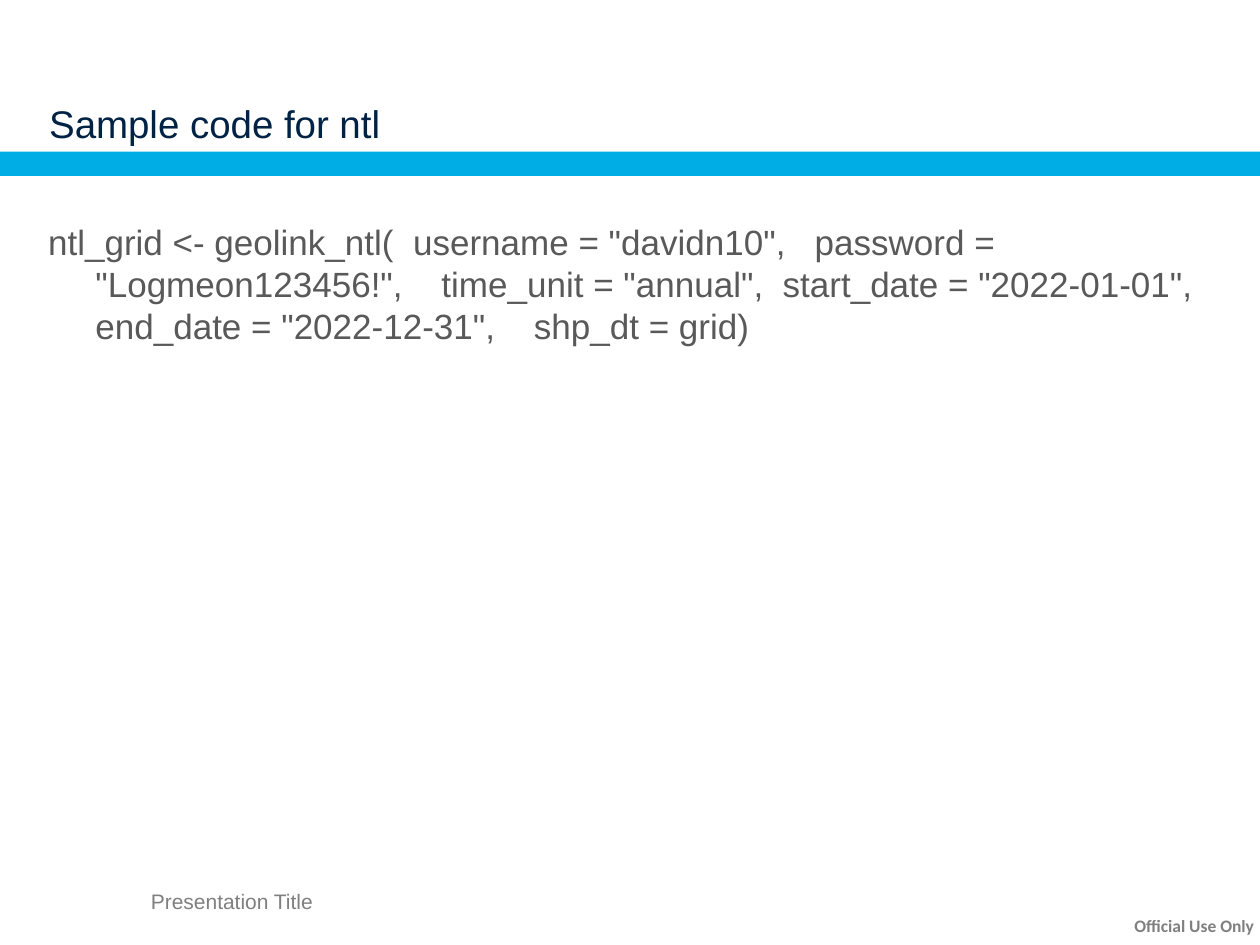
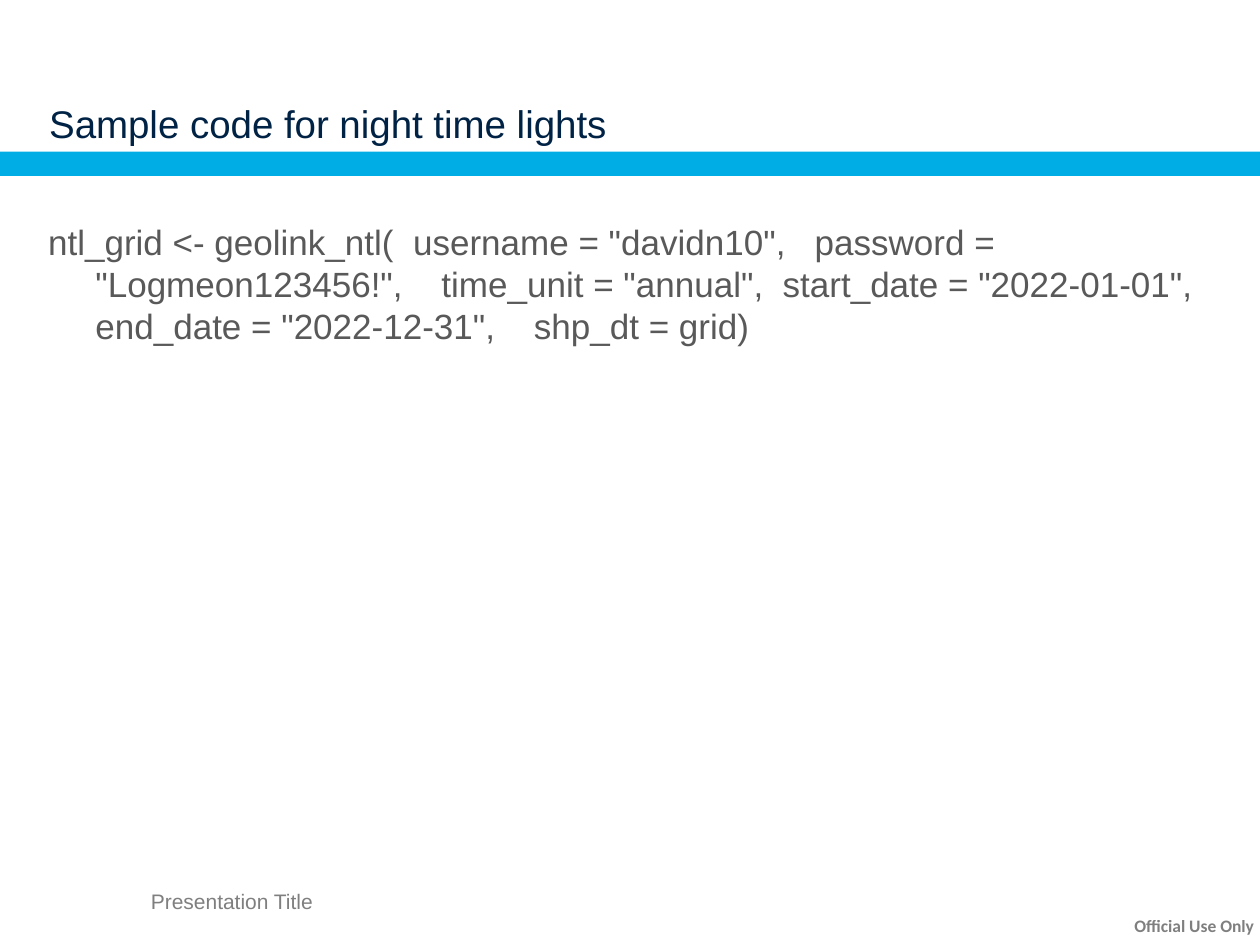
Before and after one commit to JoshMerfeld/nairobiworkshops, a slide deck: slide 12 of GeoLink presentation.pptx (slide 11 before the commit). Drawn at 1260x945 pixels with LibreOffice and Linux fonts; fonts in the diff are those of the drawing; background and template pictures are left out. Boxes give left, top, right and bottom in pixels: in the first picture for what was removed or moved away, otherwise in the second. Text is boxed around its words. In the diff, an @@ line names an element or a change of style, - is before the commit and + after.

```diff
--- a/GeoLink presentation.pptx
+++ b/GeoLink presentation.pptx
@@ title at [49, 110, 607, 145]: text changed @@
-Sample code for ntl
+Sample code for night time lights
```
Also in this commit, not shown: 4 other slides changed, 1 slide added, 1 other file.
